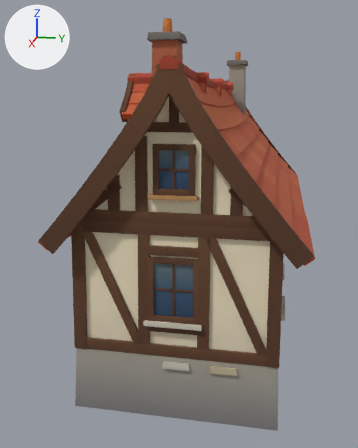
Renders of the glTF model exports/glb/houses/house_14_long_weaver_house.glb from each side of a commit.
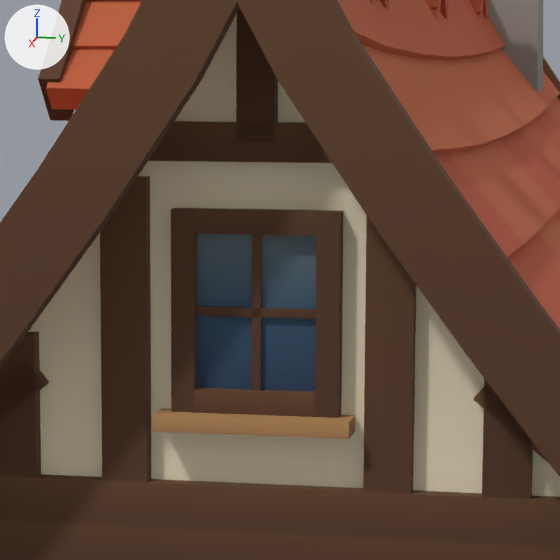
Each version appears first whole from a 50 mm camera at (53.1, 7.3, 20.4) aimed at (1.5, -3.0, 7.5), and next in a close-up on the part from 31% to 70% of the width and 20% to 52% of the height. Lighting does not change. The marker at upper left points along +X, +Y and +Z. The last two pictures show the newer version. Vertices at exactly the same position are counted once.

Objects in the first close-up: 'house_14_long_weaver_house'.
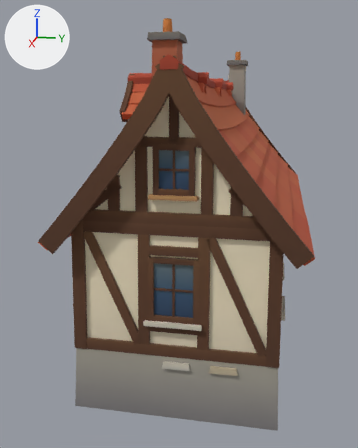
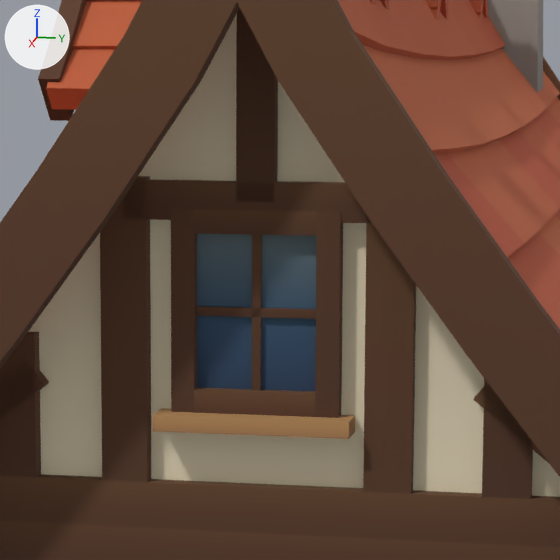
Where the change shows, as pixel boxes [x1, y1, x2, y2] in the close-ups (560 x 560 px; the box of a moved part takes in the faces that stretch with it):
part 1 of me_house_14_long_weaver_house, moved or reshaped
    before: [148, 121, 332, 163]
    after: [123, 180, 372, 223]
part 2 of me_house_14_long_weaver_house, moved or reshaped
    before: [236, 8, 278, 142]
    after: [236, 8, 278, 202]

What changed in the scene script:
```text
Change me_house_14_long_weaver_house:
    where me_house_14_long_weaver_house.from_pydata(...)  # 3362 vertices, 5098 faces; spans x -20.2..20.2, y -10.6..10.1, z -4.0..26.7
    used by ob_house_14_long_weaver_house; location = (0.0, 0.0, 0.0)
    before: 2302 (18.4, 0.3, 18.7) at pixel (274, 142), 2305 (18.4, -0.3, 18.7) at pixel (236, 142), 2306 (18.1, 0.3, 18.7), 2309 (18.1, -0.3, 18.7)
    me_house_14_long_weaver_house part 1: the loose piece of 8 vertices spanning x 18.1..18.4, y -2.4..2.4, z 18.4..19.0 is moved by (0.0, 0.0, -1.0)
    me_house_14_long_weaver_house part 2
    add for i in [2302, 2305, 2306, 2309]: me_house_14_long_weaver_house.vertices[i].co += Vector((0.0, 0.0, -1.0))
```
